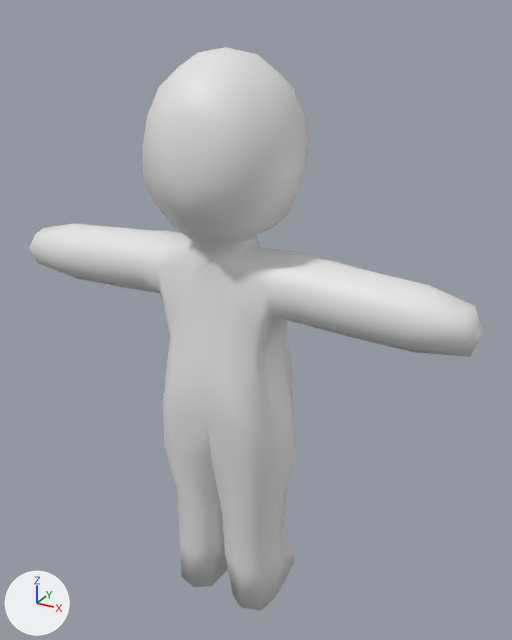
A saved change to the FBX model Assets/Resources/Animations/allActions.fbx.
One viewpoint serves both versions: a 50 mm camera at (5.46, -8.92, 10.0) aimed at (0.34, 0.4, 5.34). Arrows for +X, +Y and +Z are at lower left; the lights stay in place.

The scene before the commit, as lines of its bpy script (objects in view):
```python
me_head_002 = bpy.data.meshes.new('Head.002')
me_head_002.from_pydata(...)  # 322 vertices, 354 faces; spans x -3.98..3.98, y -1.23..1.33, z -5.31..4.2
ob_body = bpy.data.objects.new('Body', me_head_002)
ob_body.location = (0.0, 0.12, 5.31)
```
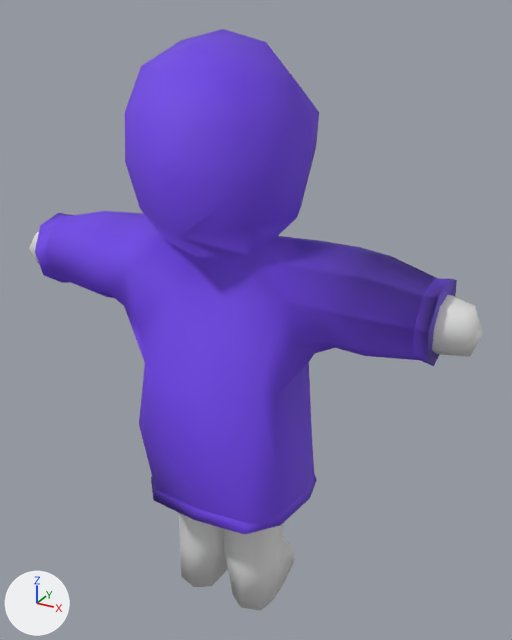
The change, as a diff of the scene's bpy script:
```diff
--- a/Assets/Resources/Animations/allActions.fbx.py
+++ b/Assets/Resources/Animations/allActions.fbx.py
@@ mat_transparent @@
+mat_transparent = principled_material('transparent')
+mat_transparent.base_color = (0.033, 0.8, 0.0)  # green #33e700
+mat_transparent.roughness = 0.0
@@ mat_basecolor @@
+mat_basecolor = principled_material('baseColor')
+mat_basecolor.base_color = (0.8, 0.8, 0.8)  # white #e7e7e7
@@ mat_hoodie @@
+mat_hoodie = principled_material('hoodie')
+mat_hoodie.base_color = (0.163, 0.0561, 0.8)  # purple #7043e7
+mat_hoodie.roughness = 0.73
@@ me_head_002 @@
 me_head_002.from_pydata(...)  # 322 vertices, 354 faces; spans x -3.98..3.98, y -1.23..1.33, z -5.31..4.2
 # used by ob_body; location = (0.0, 0.12, 5.31)
+# me_head_002 part 1: all 166 faces centred in x -2.69..2.69, y -0.83..0.66, z -2.0..1.34 switch from no material to mat_transparent (green #33e700)
+me_head_002.materials.append(mat_basecolor)  # white #e7e7e7
@@ me_head_003 @@
+me_head_003.from_pydata(...)  # 218 vertices, 432 faces; spans x -3.44..3.44, y -1.47..1.17, z -3.48..4.02
+me_head_003.materials.append(mat_hoodie)  # purple #7043e7
@@ ob_hoodie @@
+ob_hoodie = bpy.data.objects.new('Hoodie', me_head_003)
+ob_hoodie.location = (0.01, -0.03, 5.73)
```

What differs and where, as boxes [x1, y1, x2, y2] in the pictures (512 x 640 px):
'Hoodie', added (purple): after [35, 29, 457, 534]
part 1 of me_head_002, recoloured: before [56, 223, 426, 478]
